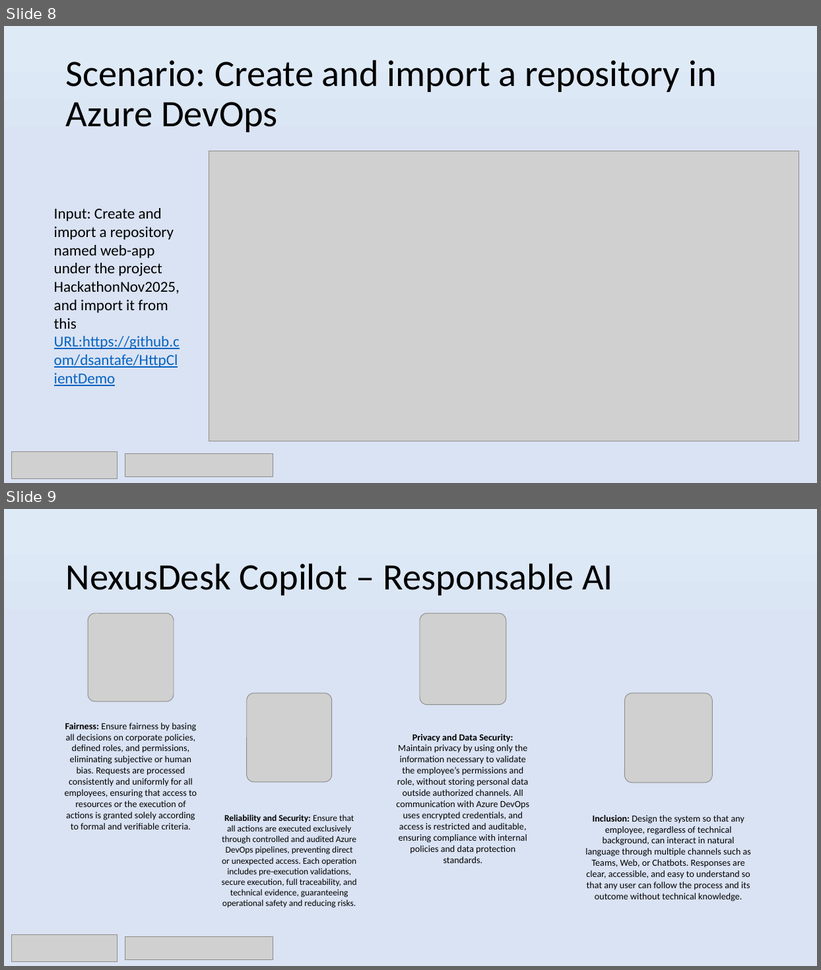
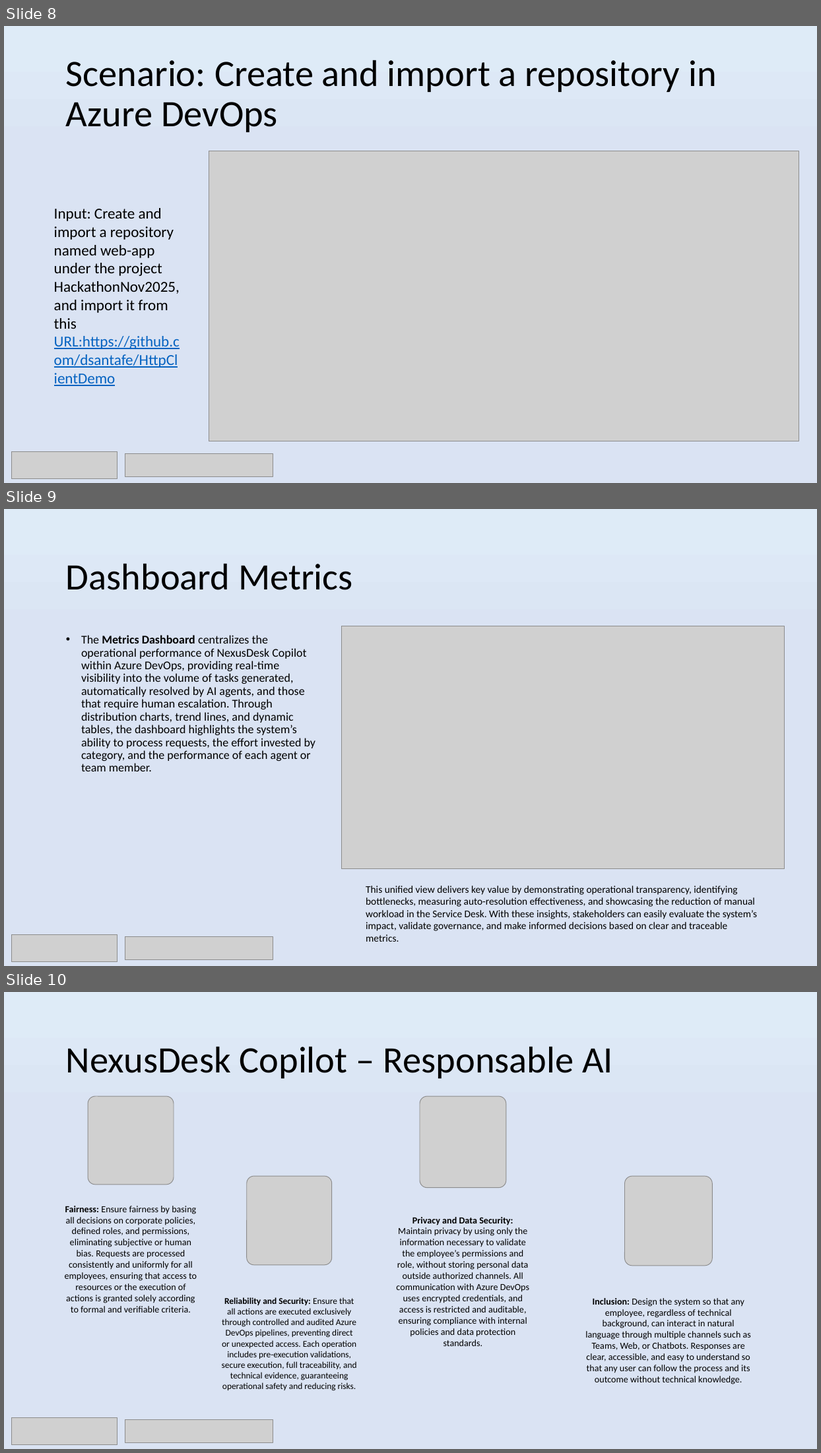
Before and after one commit to dsantafe/AutoServiceDeskChallenge, a slide deck: docs/Slide.pptx. Shown one above the other, each under a label of ours: slides 8 and 9 before the commit, slides 8, 9 and 10 after it. The pictures are 821x970 and 821x1453 pixels, drawn with LibreOffice and Linux fonts; fonts in the diff are those of the drawing; grey boxes stand for pictures. Boxes give left, top, right and bottom in pixels: in the first picture for what was removed or moved away, otherwise in the second. Text is boxed around its words. In the diff, an @@ line names an element or a change of style, - is before the commit and + after.

Commit message:
feat: Add Dashboard Metrics ADO

```diff
--- a/docs/Slide.pptx
+++ b/docs/Slide.pptx
@@ slide 9 added at (4, 509, 817, 966), background gradient #DEEBF7 to #DAE3F3 @@
@@ title added at (66, 563, 352, 590), 44 pt, text #000000 @@
+Dashboard Metrics
@@ picture added at (342, 626, 785, 869) @@
@@ text added at (81, 635, 316, 772), 14 pt, text #000000 @@
+• The Metrics Dashboard centralizes the operational performance of NexusDesk Copilot within Azure DevOps, providing real-time visibility into the volume of tasks generated, automatically resolved by AI agents, and those that require human escalation. Through distribution charts, trend lines, and dynamic tables, the dashboard highlights the system’s ability to process requests, the effort invested by category, and the performance of each agent or team member.
@@ text added at (366, 886, 757, 942), 12 pt, text #000000 @@
+This unified view delivers key value by demonstrating operational transparency, identifying bottlenecks, measuring auto-resolution effectiveness, and showcasing the reduction of manual workload in the Service Desk. With these insights, stakeholders can easily evaluate the system’s impact, validate governance, and make informed decisions based on clear and traceable metrics.
@@ picture added at (11, 935, 117, 963) @@
@@ picture added at (125, 937, 273, 960) @@
@@ what was slide 9 is now slide 10 @@
```
Also in this commit, not shown: 3 other files.
